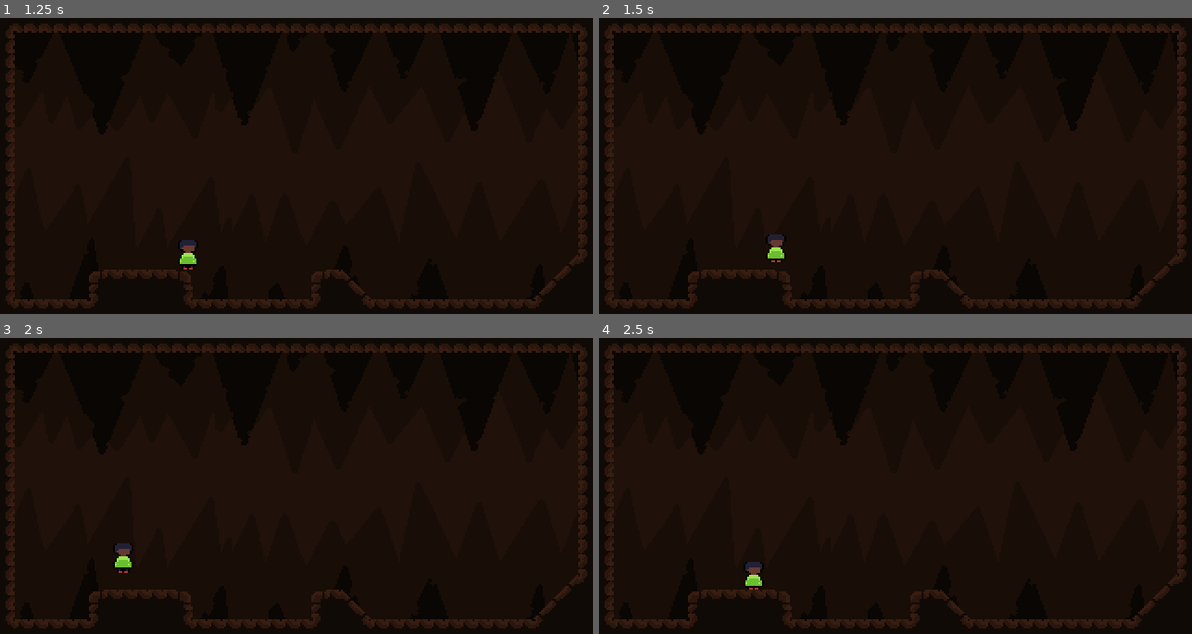
Above: before the commit, frames 1-4 (two rows, left to right).
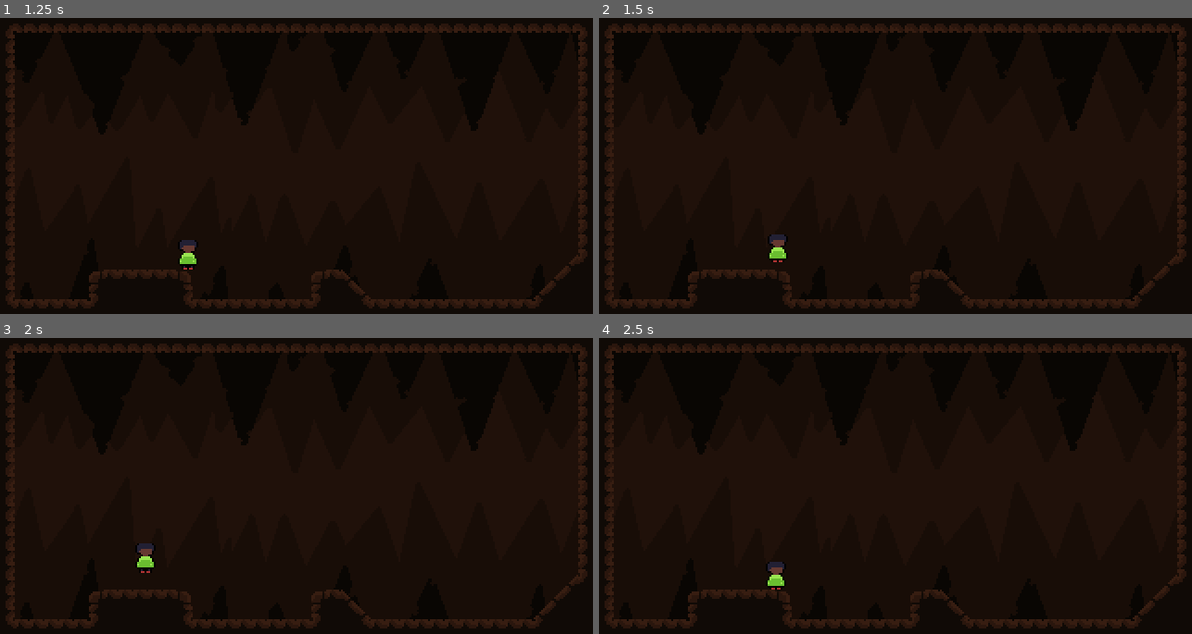
Above: after the commit, the same moments.

Repository: Omegalolchan/Cave_Runner
Game: Godot game, scene res://assets/Scenes/Debug Scene.tscn
Two runs of this game, one before a commit and one after it. Both use one fixed random seed, a clock stepped at 60 frames per second and the inputs below. The project has no main scene, so this scene is started directly.
Inputs:
- Up to frame 1 (1.25 s): hold Right (moveRight) from 0.53 s (still down); hold Down (slide) from 0.53 s (still down); tap C (jump) at 0.77, 0.8, 1.07 s
- Up to frame 2 (1.5 s): release Right (moveRight) at 1.28 s; release Down (slide) at 1.28 s; hold Left (moveLeft) from 1.28 s (still down); tap C (jump) at 1.35 s
- Up to frame 3 (2 s): keep holding Left (moveLeft); tap C (jump) at 1.52, 1.82 s; tap Down (slide) at 1.55 s
- Up to frame 4 (2.5 s): release Left (moveLeft) at 2.03 s; hold Right (moveRight) from 2.03 s (still down); hold Down (slide) from 2.03 s (still down); tap C (jump) at 2.3 s

Frame 1 is identical in both runs. In frame 2, less than 0.1% of the frame differs, in the area x 28-32%, y 73-83%; in frame 3, 0.4%, in the area x 19-26%, y 69-80%; in frame 4, 0.4%.

Commit message:
base movement Done, 2 options to be discussed with rest of the team

Diff:
--- a/assets/Scripts/PlayerMovement.gd
+++ b/assets/Scripts/PlayerMovement.gd
@@ -39,7 +39,6 @@
 			is_jumping = true
 		current_coyote_time = 0
 		if on_wall and !on_floor:
-			stop_timer("wall_jump")
 			is_walljumping = true
 		return
 
@@ -62,7 +61,7 @@
 func _physics_process(delta):
 	FPS_DELTA = delta
 	GetInput()
-
+	#print(get_tree_string_pretty())
 	### Checking Wall collisions
 	on_wall = false
 	var wall_raycast = raycast(position - Vector2(6,-8), position + Vector2(6,8), true, true)
@@ -88,20 +87,23 @@
 	if is_walljumping and !on_floor and on_wall and !is_jumping:
 		base_velocity.y = 0
 		if velocity.y > 0: added_velocity.y = 0
-		if get_node_or_null("wall_jump") != null:
-			var wall_jump_timer = get_timer("wall_jump")
-			if wall_jump_timer.get('time_passed') == 0:
-				added_velocity.y -= 60 * FPS_DELTA
-				added_velocity.x += sign(-wall_raycast.position.x + position.x) * FPS_DELTA * -jump_speed
-		if get_node_or_null("wall_jump") == null:
-			create_timer("wall_jump", 5 * FPS_DELTA)
+		if get_timer("wall_jump").get('exists') == false:
+			create_timer("wall_jump", 20 * FPS_DELTA)
+			added_velocity.y -= 30 * FPS_DELTA
+			added_velocity.x = sign(-wall_raycast.position.x + position.x) * FPS_DELTA * -jump_speed * 2
+
 
 	#endregion
 
 	base_velocity.x = direction * WALK_SPEED
+
+	#if is_walljumping and direction != sign(added_velocity.x) and direction != 0 and get_timer("wall_jump").get('exists'):
+		#base_velocity.x *= get_timer("wall_jump").get('percentage_passed') / 100
 
 	if !on_floor:
 		base_velocity.y += gravity * FPS_DELTA
+		if added_velocity.x != 0:
+			base_velocity.x *= 0.5
 
 	if on_floor && slide_input:
 		is_sliding = true
@@ -157,16 +159,15 @@
 
 	if (round(_collision.get_angle(up_direction) * 10) / 10) == 1.6 && same_velocity_aganist_wall.call(velocity.x):
 		velocity.x = 0
-		if !same_velocity_aganist_wall.call(added_velocity.x):
-			pass
+		added_velocity.x = 0
 	#endregion
 	if _collision.get_normal().y < 0:
 		jump_turn = true
-		create_timer("jump_turn", 60)
+		create_timer("jump_turn", 60 )
 	return
 
 func velocity_neutral():
-	if direction != sign(added_velocity.x) && direction != 0 && added_velocity.x != 0 && !is_walljumping: #letting the player have more control on his speed#
+	if direction != sign(added_velocity.x) && direction != 0 && added_velocity.x != 0 && on_floor: #letting the player have more control on his speed#
 		added_velocity.x += -sign(added_velocity.x) * velocity_neutral_deccel * 2 * FPS_DELTA
 
 	if on_floor && !is_sliding && direction != sign(added_velocity.x):
@@ -176,6 +177,9 @@
 
 	if !on_floor:
 		added_velocity.x += -sign(added_velocity.x) * velocity_neutral_deccel / 4 * FPS_DELTA
+
+	if !on_floor and direction != sign(added_velocity.x) && direction != 0:
+		added_velocity.x += -sign(added_velocity.x) * velocity_neutral_deccel / 2 * FPS_DELTA
 
 	if modulus(added_velocity.x) < 0.1:
 		added_velocity.x = 0
@@ -218,8 +222,8 @@
 	t.one_shot = true
 	t.autostart = true
 	t.wait_time = time
-	if get_node_or_null(_name) != null:
-		t = get_node(_name)
+	if get_node_or_null("../Player/"+_name):
+		t = get_node("../Player/"+_name)
 		t.wait_time += time
 		return
 	else:
@@ -230,6 +234,7 @@
 	return
 
 func on_timer_end(_name : String):
+	get_node("../Player/"+_name).queue_free()
 	match _name:
 		"slide_jump_lock":
 			jump_lock = false
@@ -243,23 +248,28 @@
 
 func stop_timer(_name : String):
 	var timer : Timer
-	if get_node_or_null(_name) ==  null:
-		return
-	timer = get_node(_name)
+	if get_node_or_null("../Player/"+_name) ==  null:
+		return
+	timer = get_node("../Player/"+_name)
 	timer.stop()
+	timer.queue_free()
 	return
 
 func get_timer(_name : String): # Returns the time left/passed of given Timer
 	var value = {
 		"time_left": 0,
-		"time_passed": 0
+		"time_passed": 0,
+		"percentage_passed": 0,
+		"exists": false
 	}
-	if get_node_or_null(_name) == null:
+	if get_node_or_null("../Player/"+_name) == null:
 		return value
 	var timer : Timer
-	timer = get_node(_name) as Timer
+	timer = get_node("../Player/"+_name) as Timer
 	value.time_left = timer.time_left
 	value.time_passed = timer.wait_time - timer.time_left
+	value.percentage_passed = (value.time_passed / timer.wait_time) * 100
+	value.exists = true
 	return value
 
 func raycast(start_vector : Vector2, end_vector : Vector2, inside_hit : bool, exclude_self : bool):
